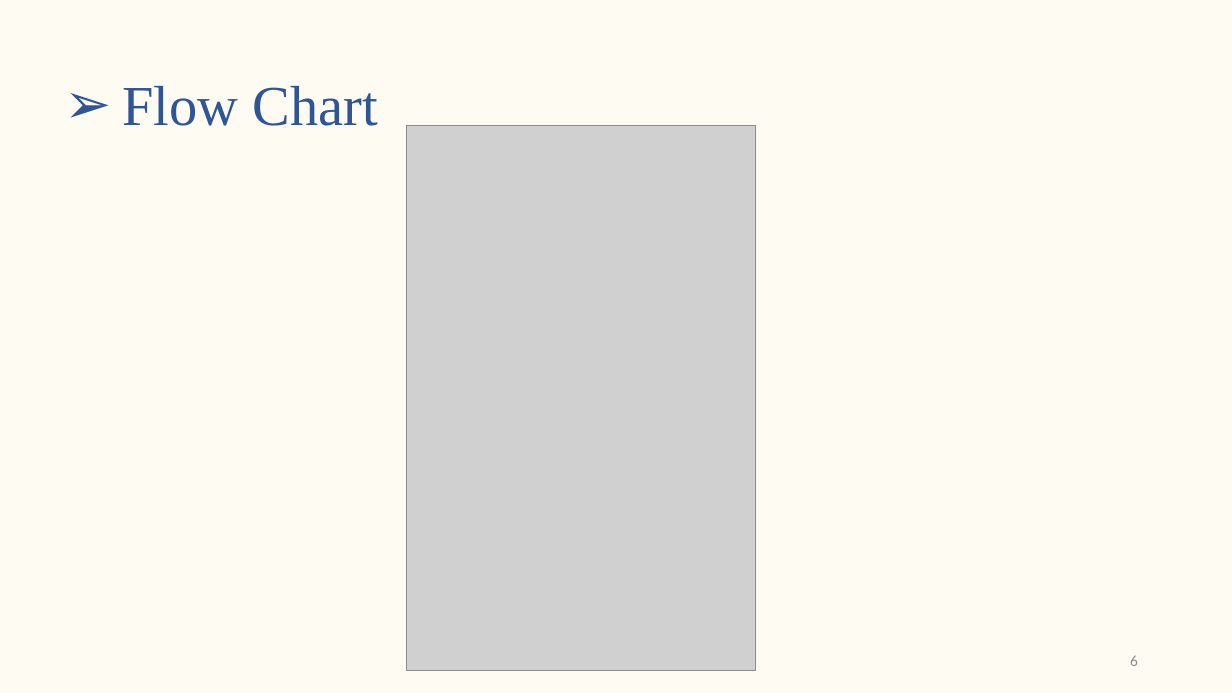
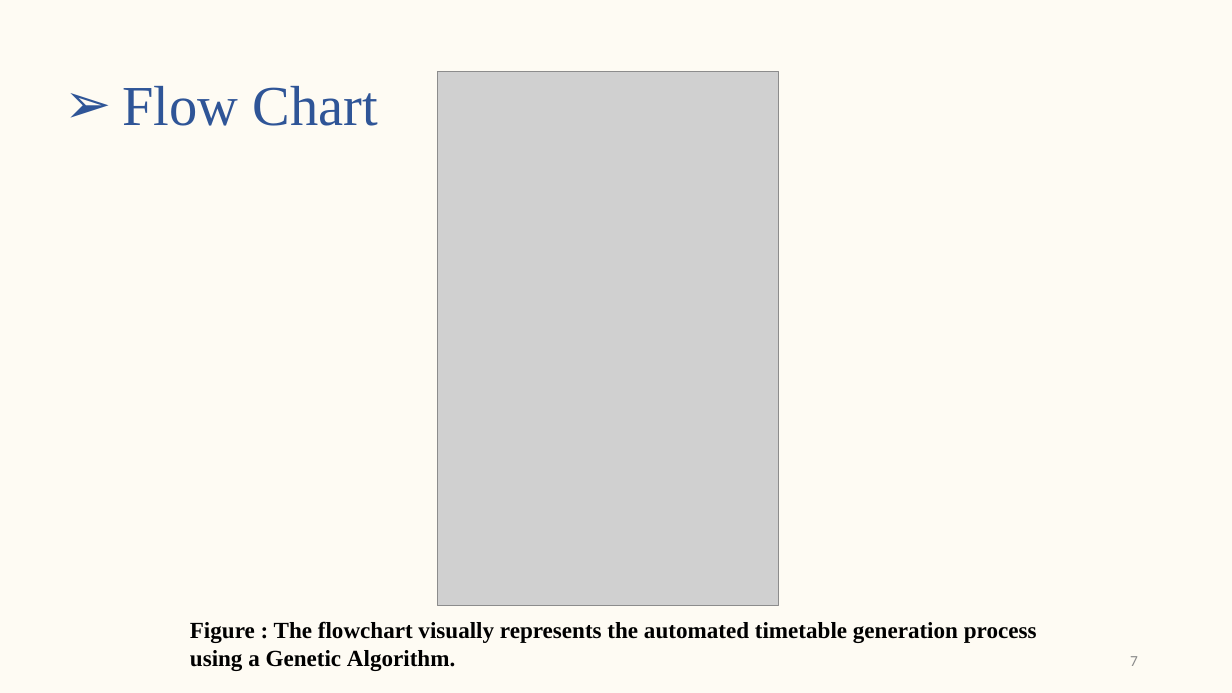
Before and after one commit to s-saanvi/Collection, a slide deck: slide 7 of Synopsis/Synopsis Presentation.pptx (slide 6 before the commit). Drawn at 1232x693 pixels with LibreOffice and Linux fonts; fonts in the diff are those of the drawing; grey boxes stand for pictures. Boxes give left, top, right and bottom in pixels: in the first picture for what was removed or moved away, otherwise in the second. Text is boxed around its words. In the diff, an @@ line names an element or a change of style, - is before the commit and + after.

```diff
--- a/Synopsis/Synopsis Presentation.pptx
+++ b/Synopsis/Synopsis Presentation.pptx
@@ picture resized from (x1=407, y1=126, x2=755, y2=671) to (x1=437, y1=71, x2=779, y2=605) @@
@@ text added at (x1=190, y1=621, x2=1037, y2=671), 18 pt, text #000000, bold @@
+Figure : The flowchart visually represents the automated timetable generation process using a Genetic Algorithm.
@@ page number at (x1=1130, y1=656, x2=1138, y2=666): text changed @@
-6
+7
```
Also in this commit, not shown: 2 other slides changed, 1 slide added, 2 other files.
